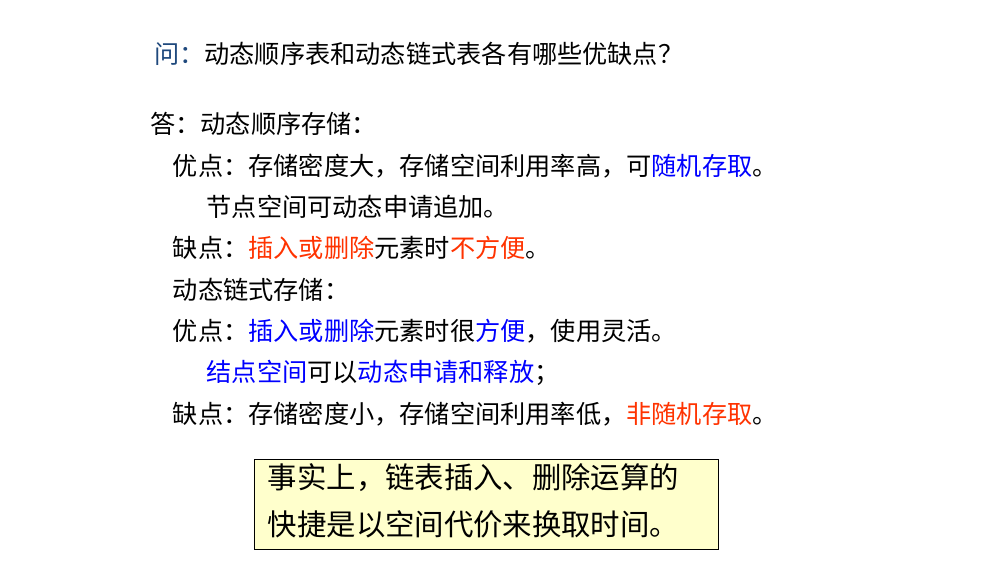
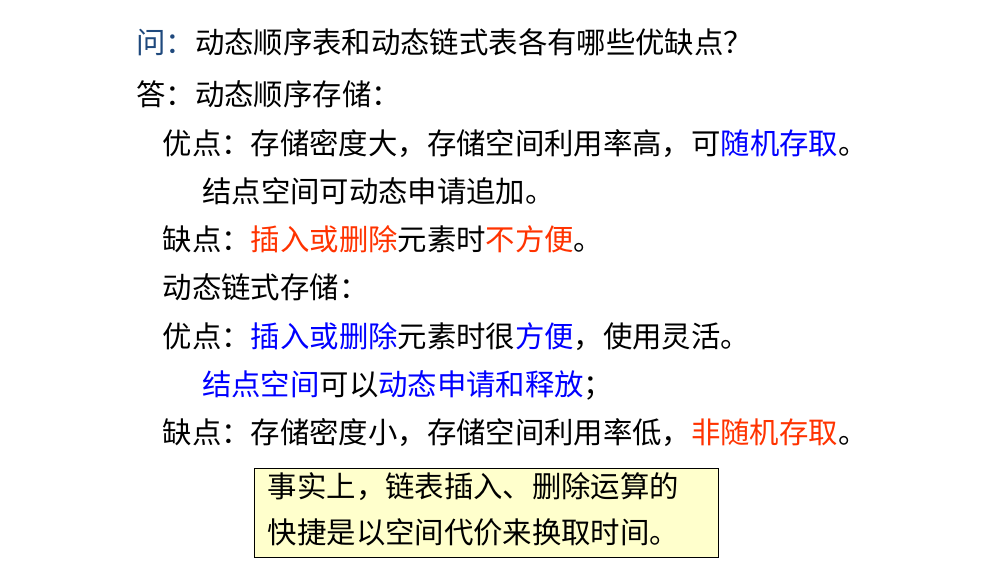
Before and after one commit to Gempittance/Data_Structur_Build, a slide deck: slide 66 of 数据结构PPT/ds2.pptx. Drawn at 1008x567 pixels with LibreOffice and Linux fonts; fonts in the diff are those of the drawing. Boxes give left, top, right and bottom in pixels: in the first picture for what was removed or moved away, otherwise in the second. Text is boxed around its words. In the diff, an @@ line names an element or a change of style, - is before the commit and + after.

```diff
--- a/数据结构PPT/ds2.pptx
+++ b/数据结构PPT/ds2.pptx
@@ text "问：动态顺序表和动态链式表各有哪些优缺点？": place and size @@
-text "问：动态顺序表和动态链式表各有哪些优缺点？" at bbox=[154, 41, 683, 65]
+text "问：动态顺序表和动态链式表各有哪些优缺点？" at bbox=[136, 28, 753, 56]
@@ text "问：动态顺序表和动态链式表各有哪些优缺点？" at bbox=[136, 28, 753, 56]: size 24 to 28 pt @@
@@ text "答：动态顺序存储：": place and size @@
-text "答：动态顺序存储：" at bbox=[150, 111, 778, 426]
+text "答：动态顺序存储：" at bbox=[137, 80, 868, 446]
@@ text at bbox=[137, 80, 868, 446]: size 24 to 28 pt @@
@@ text at bbox=[202, 177, 554, 205]: text changed; size 24 to 28 pt @@
-节点空间可动态申请追加。
+结点空间可动态申请追加。
@@ rectangle "事实上，链表插入、删除运算的": place and size @@
-rectangle "事实上，链表插入、删除运算的" at bbox=[254, 460, 718, 550]
+rectangle "事实上，链表插入、删除运算的" at bbox=[254, 468, 718, 558]
```
Also in this commit, not shown: 15 other slides changed.
